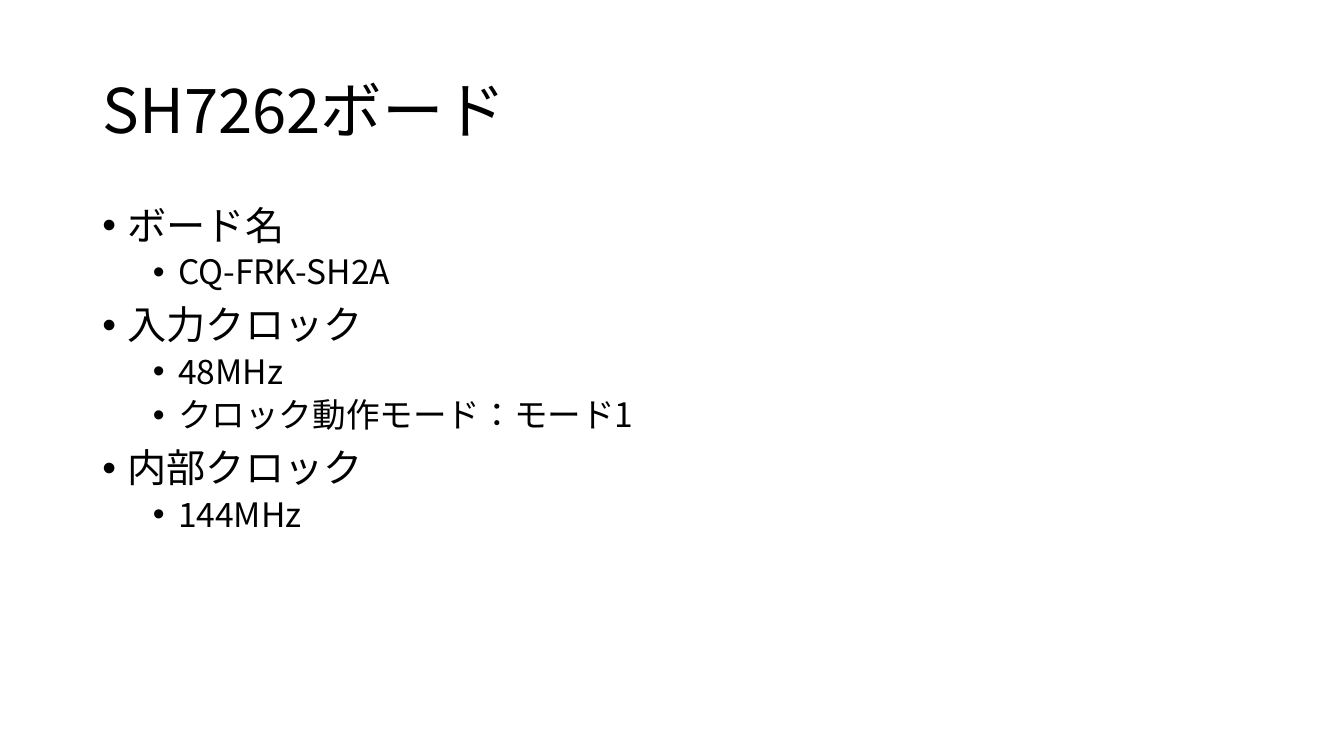
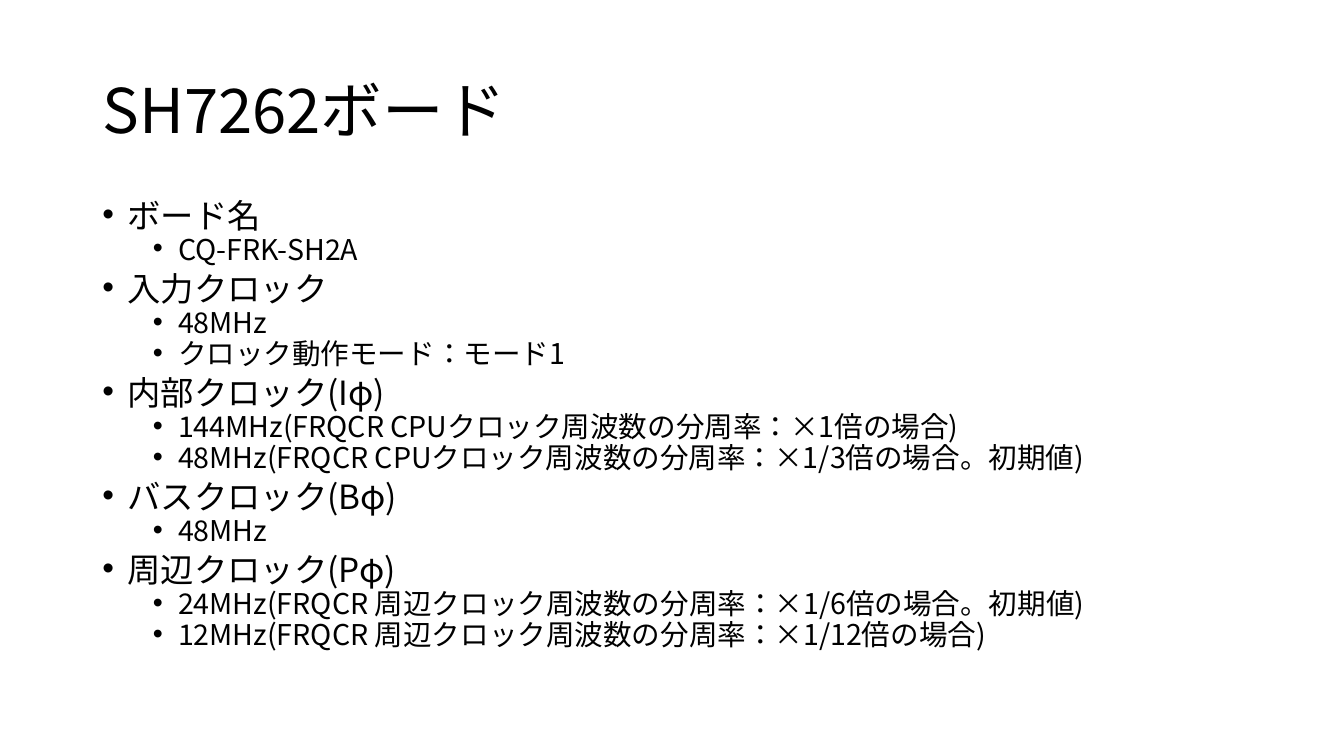
Before and after one commit to moku828/sh7262_an, a slide deck: slide 4 of SH7262アプリケーションノート.pptx. Drawn at 1344x756 pixels with LibreOffice and Linux fonts; fonts in the diff are those of the drawing. Boxes give left, top, right and bottom in pixels: in the first picture for what was removed or moved away, otherwise in the second. Text is boxed around its words. In the diff, an @@ line names an element or a change of style, - is before the commit and + after.

```diff
--- a/SH7262アプリケーションノート.pptx
+++ b/SH7262アプリケーションノート.pptx
@@ text at bbox=[128, 200, 565, 367]: size 28 to 23.8 pt in "ボード名", "入力クロック"; size 24 to 20.4 pt in "CQ-FRK-SH2A", "48MHz", "クロック動作モード：モード1"; line spacing 0.9 to 0.7 @@
@@ text at bbox=[128, 377, 1084, 651]: text changed; size 28 to 20.4 pt @@
-• 内部クロック
-  • 144MHz
+• 内部クロック(Iφ)
+  • 144MHz(FRQCR CPUクロック周波数の分周率：×1倍の場合)
+  • 48MHz(FRQCR CPUクロック周波数の分周率：×1/3倍の場合。初期値)
+• バスクロック(Bφ)
+  • 48MHz
+• 周辺クロック(Pφ)
+  • 24MHz(FRQCR 周辺クロック周波数の分周率：×1/6倍の場合。初期値)
+  • 12MHz(FRQCR 周辺クロック周波数の分周率：×1/12倍の場合)
```
Also in this commit, not shown: 1 other slide changed, 6 slides added, 5 other files.
